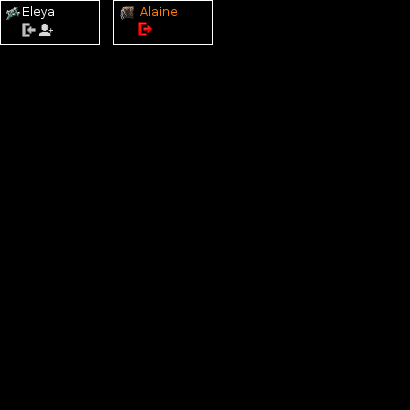
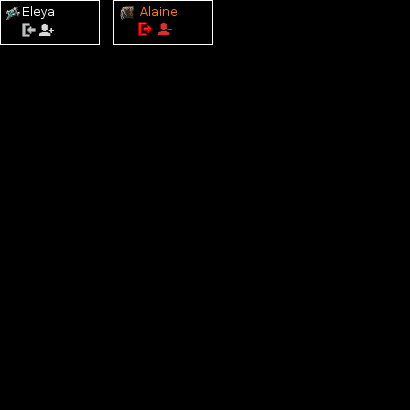
Comparing the layer stacks of the two 410 × 410 images. Changes:
added layer "btn leave" above "btn Logout" over [158, 22, 172, 36]
